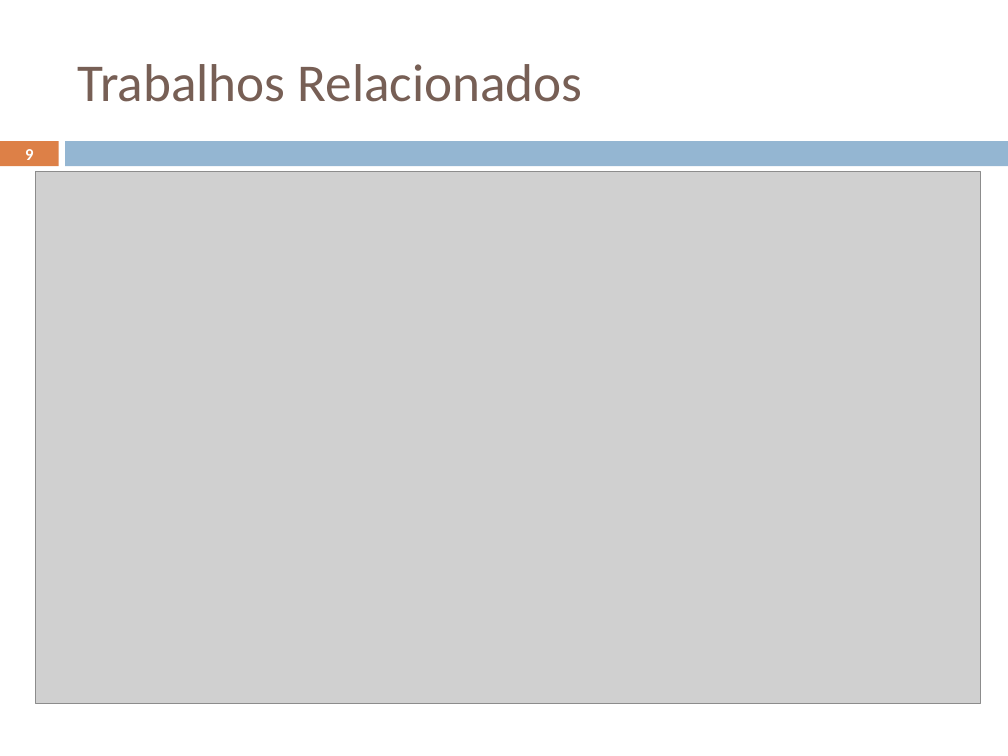
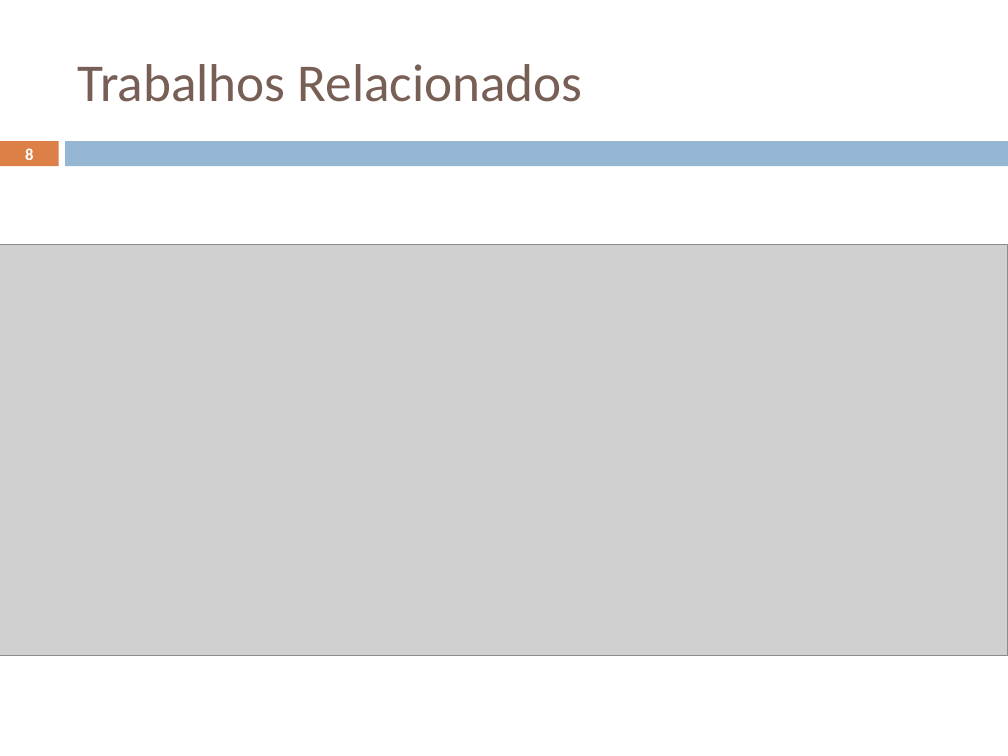
Before and after one commit to geoleite/Mestrado, a slide deck: slide 8 of Apresentacao/ApresentaçãoV1.pptx (slide 9 before the commit). Drawn at 1008x756 pixels with LibreOffice and Linux fonts; fonts in the diff are those of the drawing; grey boxes stand for pictures. Boxes give left, top, right and bottom in pixels: in the first picture for what was removed or moved away, otherwise in the second. Text is boxed around its words. In the diff, an @@ line names an element or a change of style, - is before the commit and + after.

```diff
--- a/Apresentacao/ApresentaçãoV1.pptx
+++ b/Apresentacao/ApresentaçãoV1.pptx
@@ page number at bbox=[25, 148, 33, 160]: text changed @@
-9
+8
@@ picture: place and size @@
-picture at bbox=[35, 171, 980, 704]
+picture at bbox=[0, 244, 1008, 655]
```
Also in this commit, not shown: 8 other slides changed, 4 slides added, 1 slide removed, 18 other files.
